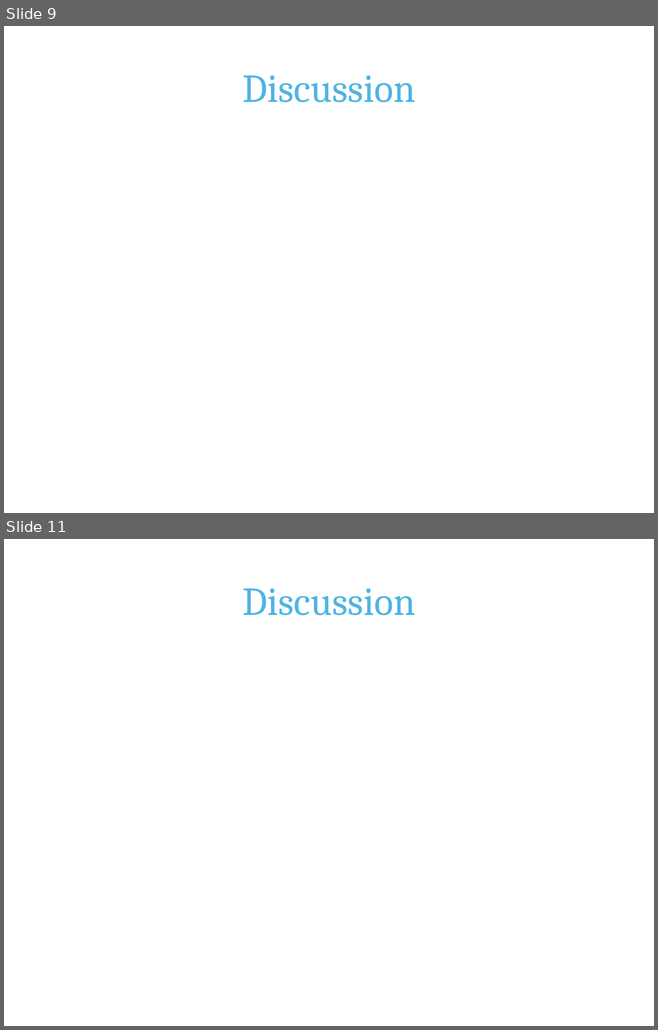
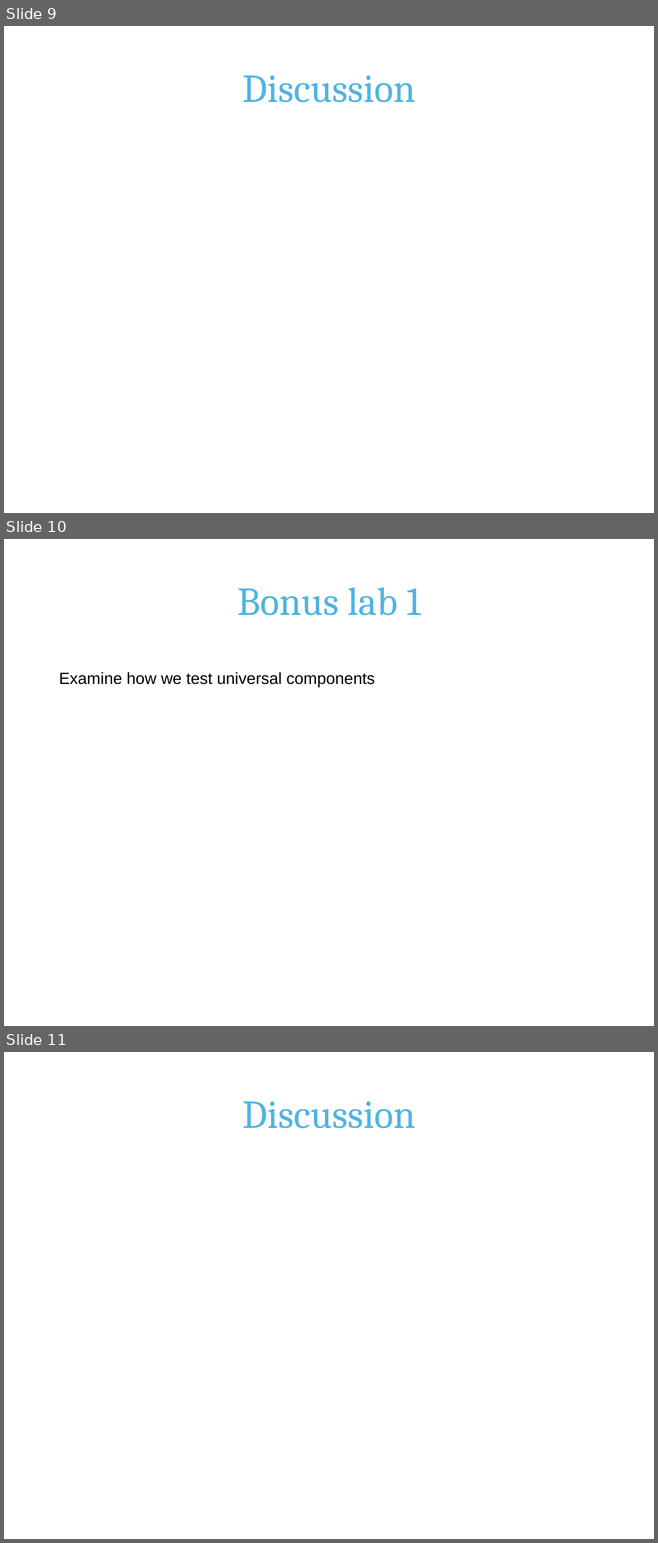
Before and after one commit to alexanderpersson/lab-universalcomponent, a slide deck: Presentation.pptx. Shown one above the other, each under a label of ours: slides 9 and 11 before the commit, slides 9, 10 and 11 after it; the slides between them are not shown. The pictures are 658x1030 and 658x1543 pixels, drawn with LibreOffice and Linux fonts; fonts in the diff are those of the drawing; background and template pictures are left out. Boxes give left, top, right and bottom in pixels: in the first picture for what was removed or moved away, otherwise in the second. Text is boxed around its words. In the diff, an @@ line names an element or a change of style, - is before the commit and + after.

```diff
--- a/Presentation.pptx
+++ b/Presentation.pptx
@@ slide 10 added at bbox=[4, 539, 654, 1026], background #FFFFFF @@
@@ title added at bbox=[237, 587, 420, 616], 44 pt, text #4FB4E2 @@
+Bonus lab 1
@@ text added at bbox=[59, 672, 375, 687], 18 pt, text #000000 @@
+Examine how we test universal components
```
Also in this commit, not shown: 1 slide changed, 1 other slide added.
